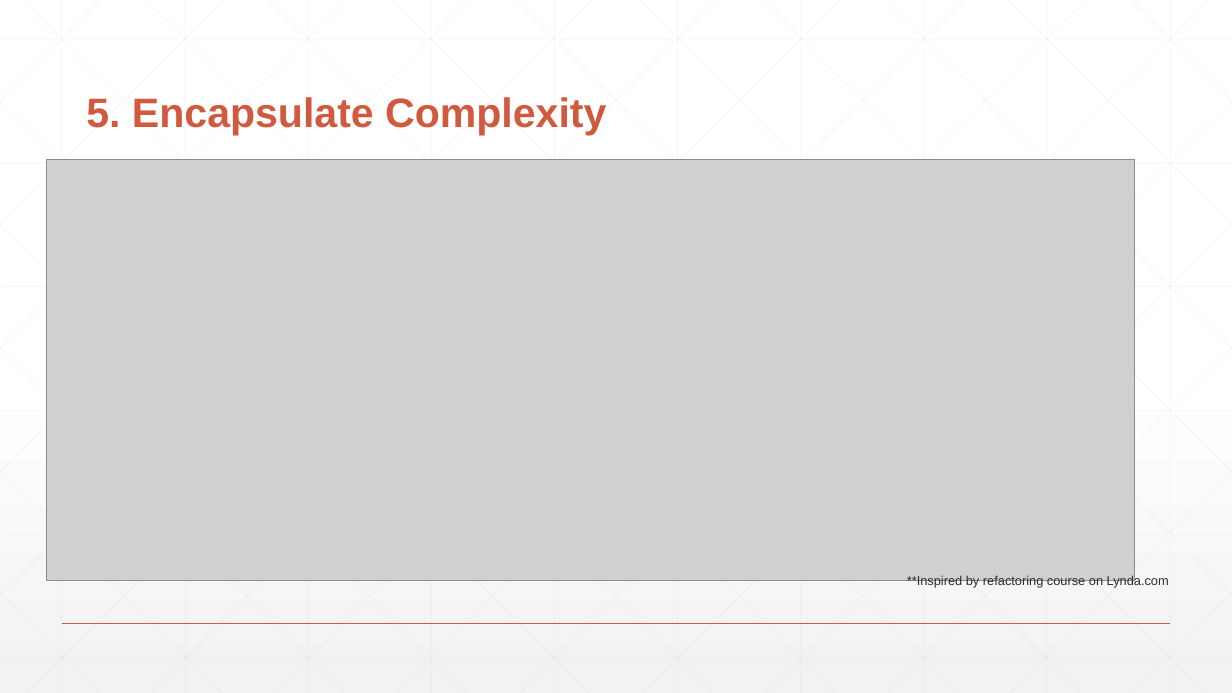
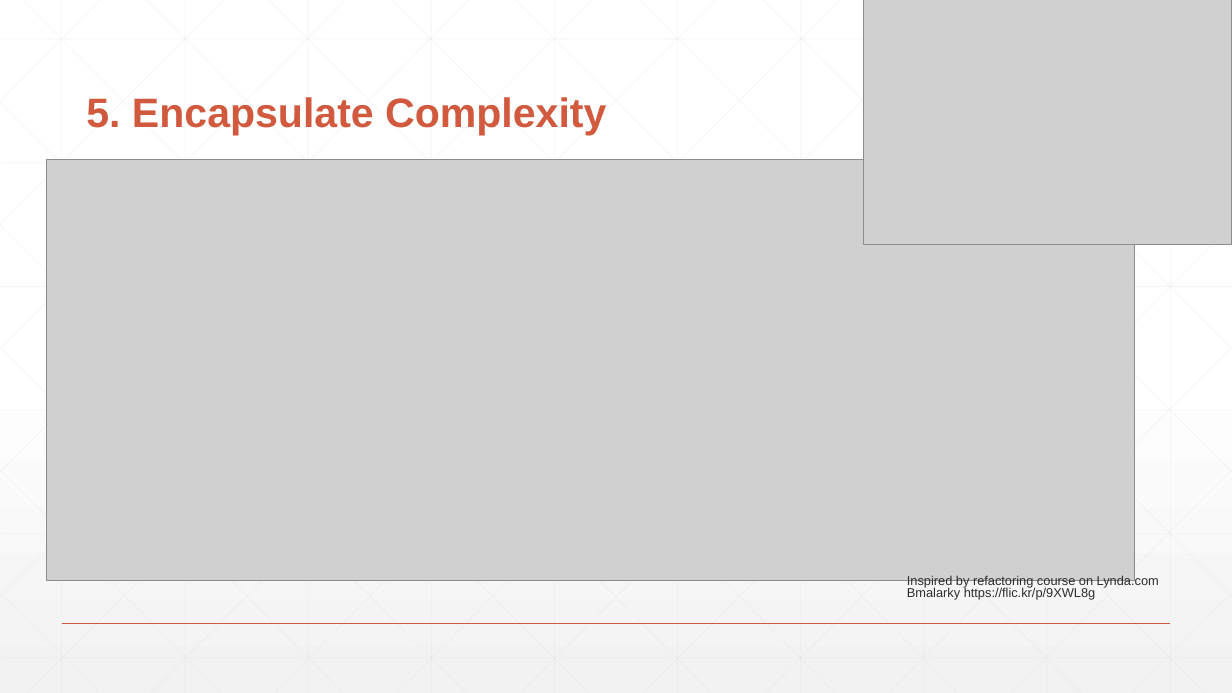
Before and after one commit to djhmateer/Refactoring, a slide deck: slide 14 of Presentation1.pptx. Drawn at 1232x693 pixels with LibreOffice and Linux fonts; fonts in the diff are those of the drawing; grey boxes stand for pictures. Boxes give left, top, right and bottom in pixels: in the first picture for what was removed or moved away, otherwise in the second. Text is boxed around its words. In the diff, an @@ line names an element or a change of style, - is before the commit and + after.

```diff
--- a/Presentation1.pptx
+++ b/Presentation1.pptx
@@ picture added at bbox=[864, 0, 1232, 245] @@
@@ text at bbox=[907, 575, 1159, 588]: text changed @@
-**Inspired by refactoring course on Lynda.com
+Inspired by refactoring course on Lynda.com
@@ text added at bbox=[907, 587, 1096, 600], 10 pt, text #2D2E2D @@
+Bmalarky https://flic.kr/p/9XWL8g
```
Also in this commit, not shown: 7 other slides changed.
